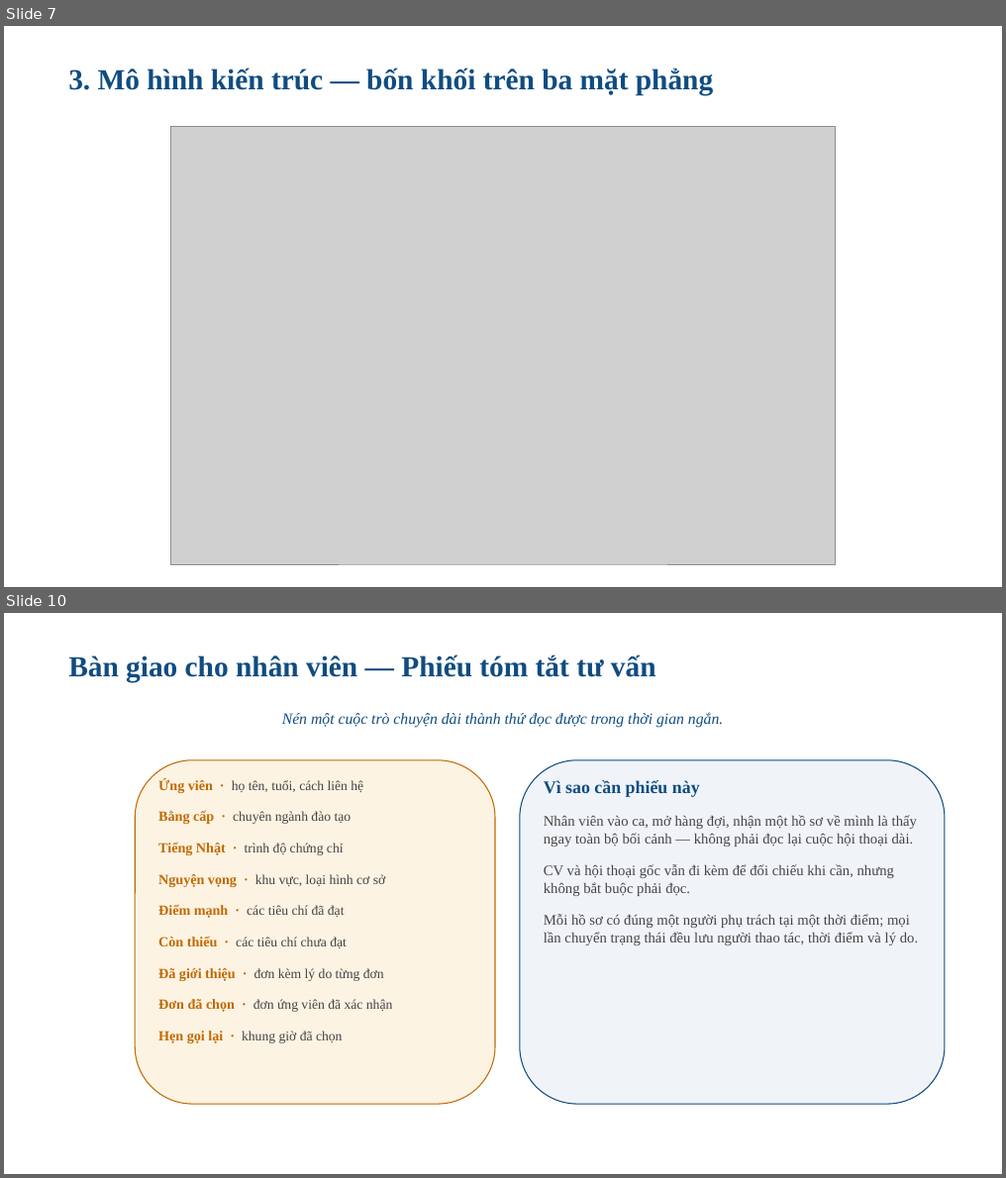
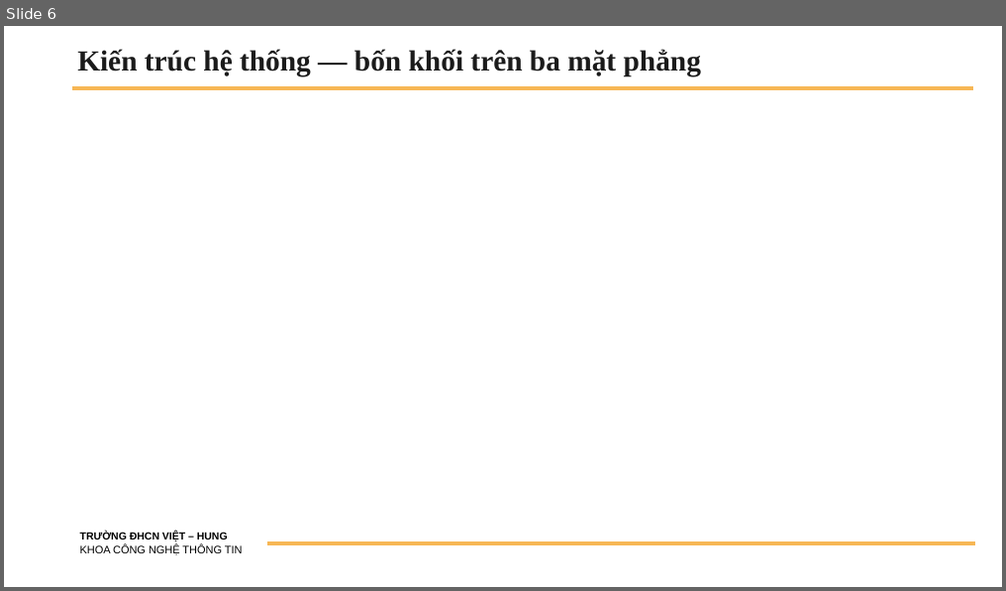
Before and after one commit to Hduc2412/Web-XKLD, a slide deck: tailieu/BaoCao_TienDo_DATN_HoangMinhDuc_2200583.pptx. Shown one above the other, each under a label of ours: slides 7 and 10 before the commit, slide 6 after it; the slides between them are not shown. The pictures are 1006x1178 and 1006x591 pixels, drawn with LibreOffice and Linux fonts; fonts in the diff are those of the drawing; grey boxes stand for pictures; background and template pictures are left out. Boxes give left, top, right and bottom in pixels: in the first picture for what was removed or moved away, otherwise in the second. Text is boxed around its words. In the diff, an @@ line names an element or a change of style, - is before the commit and + after.

```diff
--- a/tailieu/BaoCao_TienDo_DATN_HoangMinhDuc_2200583.pptx
+++ b/tailieu/BaoCao_TienDo_DATN_HoangMinhDuc_2200583.pptx
@@ slide 10 removed at (x1=4, y1=613, x2=1002, y2=1174), background #FFFFFF @@
@@ text removed at (x1=68, y1=655, x2=656, y2=682) @@
-Bàn giao cho nhân viên — Phiếu tóm tắt tư vấn
@@ text removed at (x1=282, y1=712, x2=723, y2=728) @@
-Nén một cuộc trò chuyện dài thành thứ đọc được trong thời gian ngắn.
@@ rounded rectangle removed at (x1=135, y1=761, x2=495, y2=1104) @@
@@ rounded rectangle removed at (x1=520, y1=761, x2=945, y2=1104) @@
@@ text removed at (x1=158, y1=778, x2=392, y2=1044) @@
-Ứng viên · họ tên, tuổi, cách liên hệ
-Bằng cấp · chuyên ngành đào tạo
-Tiếng Nhật · trình độ chứng chỉ
-Nguyện vọng · khu vực, loại hình cơ sở
-Điểm mạnh · các tiêu chí đã đạt
-Còn thiếu · các tiêu chí chưa đạt
-Đã giới thiệu · đơn kèm lý do từng đơn
-Đơn đã chọn · đơn ứng viên đã xác nhận
-Hẹn gọi lại · khung giờ đã chọn
@@ text removed at (x1=544, y1=780, x2=918, y2=946) @@
-Vì sao cần phiếu này
-Nhân viên vào ca, mở hàng đợi, nhận một hồ sơ về mình là thấy ngay toàn bộ bối cảnh — không phải đọc lại cuộc hội thoại dài.
-CV và hội thoại gốc vẫn đi kèm để đối chiếu khi cần, nhưng không bắt buộc phải đọc.
-Mỗi hồ sơ có đúng một người phụ trách tại một thời điểm; mọi lần chuyển trạng thái đều lưu người thao tác, thời điểm và lý do.
@@ what was slide 7 is now slide 6 @@
@@ slide 6 changed as well @@
@@ title "Kiến trúc hệ thống — ..." at (x1=77, y1=49, x2=701, y2=76): vertical alignment top to middle @@
@@ title at (x1=77, y1=49, x2=701, y2=76): text changed; text colour #0F4C81 to #1B1B1B @@
-3. Mô hình kiến trúc — bốn khối trên ba mặt phẳng
+Kiến trúc hệ thống — bốn khối trên ba mặt phẳng
@@ line added from (73, 88) to (974, 88), #F7B755 3.75 pt @@
@@ picture removed at (x1=171, y1=127, x2=835, y2=565) @@
@@ text added at (x1=80, y1=532, x2=243, y2=556), 10.5 pt, text #000000 @@
+TRƯỜNG ĐHCN VIỆT – HUNG
+KHOA CÔNG NGHỆ THÔNG TIN
@@ line added from (267, 544) to (975, 544), #F7B755 3.75 pt @@
```
Also in this commit, not shown: 1 other slide changed, 8 slides added, 11 other slides removed.
